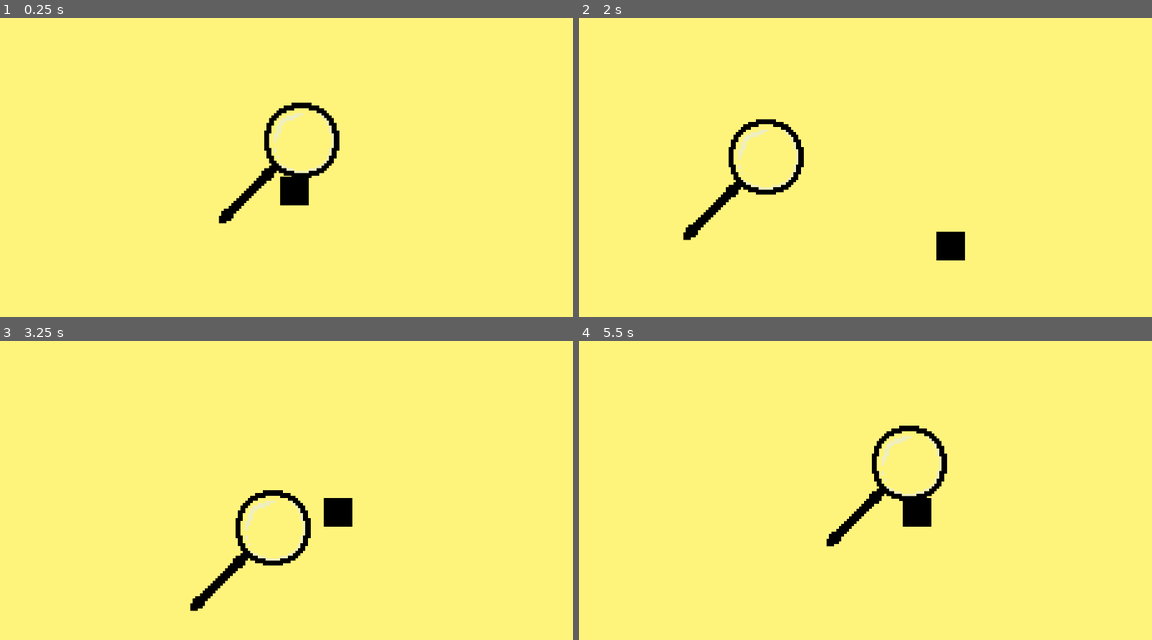
Above: before the commit, frames 1-4 (two rows, left to right).
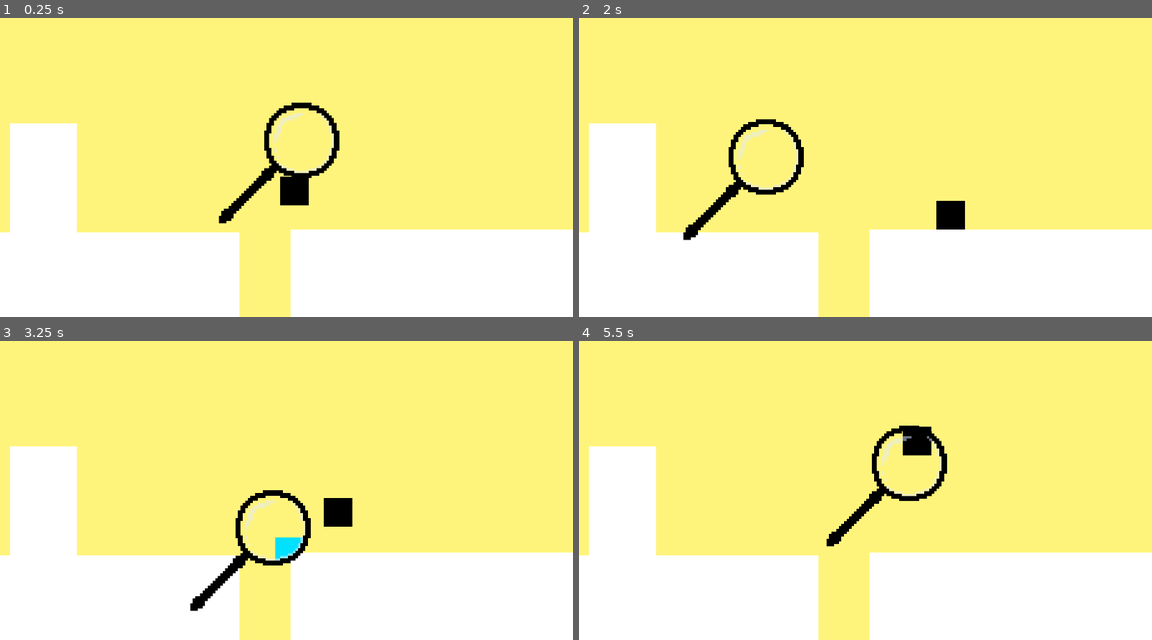
Above: after the commit, the same moments.

Repository: BlendyDev/GMTK2024
Game: Godot game, scene res://scenes/game.tscn
Two runs of this game, one before a commit and one after it. Both use one fixed random seed, a clock stepped at 60 frames per second and the inputs below.
Inputs (mouse positions are in pixels of both pictures, inside the frame that each line leads up to):
- Up to frame 1 (0.25 s): no input
- Up to frame 2 (2 s): move the mouse to (991, 140) at 0.52 s; hold Right (RIGHT) from 0.53 s (still down); tap Space (SPACE) at 0.6, 1.35 s; tap W (UP) at 0.77, 1.52 s; move the mouse to (750, 170) at 1.27 s
- Up to frame 3 (3.25 s): move the mouse to (343, 406) at 2.02 s; release Right (RIGHT) at 2.03 s; hold Left (LEFT) 2.03-2.78 s; tap Space (SPACE) at 2.1, 2.85 s; move the mouse to (257, 544) at 2.77 s; hold Right (RIGHT) from 2.78 s (still down); tap W (UP) at 3.02 s
- Up to frame 4 (5.5 s): move the mouse to (1037, 526) at 3.52 s; tap Space (SPACE) at 3.6, 4.35, 5.1 s; tap W (UP) at 3.77, 4.52 s; move the mouse to (693, 430) at 4.27 s; release Right (RIGHT) at 4.28 s; hold Left (LEFT) 4.28-5.03 s; move the mouse to (894, 478) at 5.02 s; hold Right (RIGHT) from 5.03 s (still down)

The runs differ from the first frame. In frame 1, 31% of the frame differs, in the area x 0-100%, y 35-100%; in frame 2, 31%; in frame 3, 30%; in frame 4, 31%, in the area x 0-100%, y 28-100%.

Commit message:
rendering mask, correct children lazy instantiation, correct collision layer/masks

Diff:
--- a/project.godot
+++ b/project.godot
@@ -51,8 +51,10 @@
 [layer_names]
 
 2d_physics/layer_1="player"
-2d_physics/layer_2="level"
-2d_physics/layer_3="lupa"
+2d_physics/layer_2="lupa"
+2d_physics/layer_3="level"
+2d_physics/layer_4="scaledLevel"
+2d_physics/layer_5="walkableIntersections"
 
 [rendering]
 
--- a/scenes/Intersection.gd
+++ b/scenes/Intersection.gd
@@ -2,7 +2,8 @@
 
 @export var lupa: Area2D
 @export var level: Area2D
-@export var intersection: CollisionPolygon2D
+var intersectionRes = preload("res://tmp/intersectionCollision.tscn")
+@export var inverseMode = false
 # Called when the node enters the scene tree for the first time.
 func _ready():
 	pass # Replace with function body.
@@ -10,9 +11,28 @@
 
 # Called every frame. 'delta' is the elapsed time since the previous frame.
 func _process(delta):
-	var intersectedPolygons = Geometry2D.intersect_polygons(offsetPolygon(lupa), offsetPolygon(level))
-	intersection.polygon = intersectedPolygons[0] if intersectedPolygons.size() > 0 else PackedVector2Array()
+	createIntersection() if inverseMode else createDifference()
 	pass
+
+
+func createIntersection():
+	var intersectedPolygons = Geometry2D.intersect_polygons(offsetPolygon(level), offsetPolygon(lupa))
+	createColliders(intersectedPolygons)
+
+func createDifference():
+	var clippedPolygons = Geometry2D.clip_polygons(offsetPolygon(level), offsetPolygon(lupa))
+	var nonHolePolygons = clippedPolygons.filter(func(p: PackedVector2Array): return !Geometry2D.is_polygon_clockwise(p))
+	createColliders(nonHolePolygons)
+
+func createColliders(polygons):
+	if (polygons.size() > get_child_count()):
+		instantiateChildren(polygons.size() - get_child_count())
+	for i in range(0, get_child_count()):
+		get_child(i).polygon = polygons[i] if polygons.size() > i else PackedVector2Array()
+
+func instantiateChildren(num):
+	for i in range(0, num):
+		add_child(intersectionRes.instantiate())
 
 func offsetPolygon (area: Area2D):
 	var newPoly = PackedVector2Array()
--- a/scenes/game.tscn
+++ b/scenes/game.tscn
@@ -7,12 +7,13 @@
 [ext_resource type="Texture2D" uid="uid://ryfkwa1hsnbv" path="res://tmp/lupatmp.png" id="4_dlxum"]
 [ext_resource type="Script" path="res://scenes/Intersection.gd" id="4_s4xbj"]
 [ext_resource type="Script" path="res://scenes/Lupa.gd" id="5_3lfik"]
+[ext_resource type="Texture2D" uid="uid://bx0n1l8efb5gt" path="res://tmp/inverseMask.png" id="6_mwlhc"]
 [ext_resource type="Texture2D" uid="uid://d4kv5j74sv0uo" path="res://tmp/lupainside.png" id="8_5p1yo"]
 
-[sub_resource type="CanvasItemMaterial" id="CanvasItemMaterial_wika4"]
+[sub_resource type="CanvasItemMaterial" id="CanvasItemMaterial_ux22w"]
 light_mode = 2
 
-[sub_resource type="CanvasItemMaterial" id="CanvasItemMaterial_ijoww"]
+[sub_resource type="CanvasItemMaterial" id="CanvasItemMaterial_wika4"]
 light_mode = 2
 
 [node name="Node2D" type="Node2D"]
@@ -24,54 +25,68 @@
 
 [node name="Player" parent="." instance=ExtResource("2_phniv")]
 position = Vector2(18, 46)
-collision_mask = 8
+collision_mask = 16
 
 [node name="Lupa" type="Area2D" parent="."]
 position = Vector2(11, 164)
 scale = Vector2(5.6, 5.6)
+collision_layer = 2
 script = ExtResource("5_3lfik")
 
 [node name="Sprite2D" type="Sprite2D" parent="Lupa"]
+z_index = 100
 texture = ExtResource("4_dlxum")
 
 [node name="LupaCollisionPolygon" type="CollisionPolygon2D" parent="Lupa"]
 polygon = PackedVector2Array(-8, -3, -8, -9, -6, -14, -2, -18, 3, -20, 9, -20, 14, -18, 18, -14, 20, -9, 20, -3, 18, 2, 14, 6, 9, 8, 3, 8, -2, 6, -6, 2)
 
-[node name="PointLight2D" type="PointLight2D" parent="Lupa"]
+[node name="Mask" type="PointLight2D" parent="Lupa"]
 energy = 0.0
 texture = ExtResource("8_5p1yo")
 
+[node name="InvMask" type="PointLight2D" parent="Lupa"]
+light_mask = 2
+visibility_layer = 2
+energy = 0.0
+range_item_cull_mask = 2
+texture = ExtResource("6_mwlhc")
+
 [node name="LevelHandler" type="Node2D" parent="."]
 
+[node name="Level" type="Area2D" parent="LevelHandler"]
+collision_layer = 4
+
+[node name="Sprite2D" type="Sprite2D" parent="LevelHandler/Level"]
+light_mask = 2
+visibility_layer = 2
+material = SubResource("CanvasItemMaterial_ux22w")
+texture = ExtResource("3_7lghd")
+
+[node name="LevelCollisionPolygon" type="CollisionPolygon2D" parent="LevelHandler/Level"]
+polygon = PackedVector2Array(9, 165, 963, 165, 961, 547, 9, 541, -205, 542, -955, 542, -966, 174, -623, 167, -627, -75, -467, -73, -473, 169, -103, 167, -112, 531, -15, 520, 8, 236)
+
 [node name="ScaledLevel" type="Area2D" parent="LevelHandler"]
-position = Vector2(11, 9)
-collision_layer = 2
+position = Vector2(-34, -34)
+collision_layer = 8
 
 [node name="Sprite2D" type="Sprite2D" parent="LevelHandler/ScaledLevel"]
 material = SubResource("CanvasItemMaterial_wika4")
 texture = ExtResource("4_cib4e")
 
-[node name="LevelCollisionPolygon" type="CollisionPolygon2D" parent="LevelHandler/ScaledLevel"]
-polygon = PackedVector2Array(9, 165, 265, 165, 277, 239, 8, 236)
+[node name="ScaledLevelCollisionPolygon2" type="CollisionPolygon2D" parent="LevelHandler/ScaledLevel"]
+polygon = PackedVector2Array(9, 165, 963, 165, 961, 547, 9, 541, -205, 542, -955, 542, -966, 174, -623, 167, -627, -75, -467, -73, -473, 169, -103, 167, -112, 531, -15, 520, 8, 236)
 
-[node name="Level" type="Area2D" parent="LevelHandler"]
-collision_layer = 2
-
-[node name="Sprite2D" type="Sprite2D" parent="LevelHandler/Level"]
-self_modulate = Color(1, 1, 1, 0)
-material = SubResource("CanvasItemMaterial_ijoww")
-position = Vector2(84, -20)
-texture = ExtResource("3_7lghd")
-
-[node name="LevelCollisionPolygon" type="CollisionPolygon2D" parent="LevelHandler/Level"]
-polygon = PackedVector2Array(9, 165, 265, 165, 277, 239, 8, 236)
-
-[node name="Intersection" type="StaticBody2D" parent="LevelHandler" node_paths=PackedStringArray("lupa", "level", "intersection")]
-collision_layer = 8
+[node name="LevelIntersection" type="StaticBody2D" parent="LevelHandler" node_paths=PackedStringArray("lupa", "level")]
+collision_layer = 16
 collision_mask = 0
 script = ExtResource("4_s4xbj")
-lupa = NodePath("../Level")
-level = NodePath("../../Lupa")
-intersection = NodePath("IntersectionCollisionPolygon")
+lupa = NodePath("../../Lupa")
+level = NodePath("../Level")
 
-[node name="IntersectionCollisionPolygon" type="CollisionPolygon2D" parent="LevelHandler/Intersection"]
+[node name="InverseLevelIntersection" type="StaticBody2D" parent="LevelHandler" node_paths=PackedStringArray("lupa", "level")]
+collision_layer = 16
+collision_mask = 0
+script = ExtResource("4_s4xbj")
+lupa = NodePath("../../Lupa")
+level = NodePath("../ScaledLevel")
+inverseMode = true
--- /dev/null
+++ b/scenes/inverse.gdshader
@@ -0,0 +1,35 @@
+ shader_type canvas_item;
+
+uniform vec4 unlit_color = vec4(0.0, 0.0, 0.0, 1.0);
+uniform sampler2D unlit_texture;
+
+void fragment() {
+// I want to use the detailed texture's alpha at all times.
+// The unlit texture can be low res or unassigned
+float a = texture(TEXTURE, UV).a;
+
+if(!AT_LIGHT_PASS) {
+// Just show the unlit texture/color.
+COLOR = vec4(unlit_color.rgb * texture(unlit_texture, UV).rgb, a);
+} else {
+// White, the only way to get the correct LIGHT value as input.
+// Lights are multiplied by the COLOR output from fragment in the
+// light pass (!!), so having pure white will show the exact light
+// values.
+COLOR = vec4(vec3(1.0), a);
+}
+}
+
+void light() {
+// The lit texture's color
+vec4 color = texture(TEXTURE, UV);
+
+// Here's the tricky part: the LIGHT output is multiplied by the
+// fragment()'s AT_LIGHT_PASS output. So, setting it to transparent
+// black doesn't mean my terrains don't show up, it means I only see
+// what is put out by the fragment()'s non-light pass part. Because I
+// use LIGHT as alpha to mix between the two, the mix statement is
+// executed per color channel. So a red light will only show the red
+// channel of my lit texture.
+LIGHT = mix(vec4(0.0), color, LIGHT);
+}
--- /dev/null
+++ b/tmp/intersectionCollision.tscn
@@ -0,0 +1,3 @@
+[gd_scene format=3 uid="uid://cwyxwrnxtcgxu"]
+
+[node name="IntersectionCollision" type="CollisionPolygon2D"]
--- /dev/null
+++ b/tmp/invertAlpha.gdshader
@@ -0,0 +1,34 @@
+ shader_type canvas_item;
+
+uniform vec4 unlit_color : hint_color = vec4(0f, 0f, 0f, 1f); uniform sampler2D unlit_texture : hint_albedo;
+
+void fragment() {
+// I want to use the detailed texture's alpha at all times.
+// The unlit texture can be low res or unassigned
+float a = texture(TEXTURE, UV).a;
+
+if(!AT_LIGHT_PASS) {
+// Just show the unlit texture/color.
+COLOR = vec4(unlit_color.rgb * texture(unlit_texture, UV).rgb, a);
+} else {
+// White, the only way to get the correct LIGHT value as input.
+// Lights are multiplied by the COLOR output from fragment in the
+// light pass (!!), so having pure white will show the exact light
+// values.
+COLOR = vec4(vec3(1f), a);
+}
+}
+
+void light() {
+// The lit texture's color
+vec4 color = texture(TEXTURE, UV);
+
+// Here's the tricky part: the LIGHT output is multiplied by the
+// fragment()'s AT_LIGHT_PASS output. So, setting it to transparent
+// black doesn't mean my terrains don't show up, it means I only see
+// what is put out by the fragment()'s non-light pass part. Because I
+// use LIGHT as alpha to mix between the two, the mix statement is
+// executed per color channel. So a red light will only show the red
+// channel of my lit texture.
+LIGHT = mix(vec4(0f), color, LIGHT);
+}
Not shown: 1 places in scenes/game.tscn that only renumber resources
Binary file added: tmp/inverseMask.png
Not shown, added: tmp/inverseMask.png.import
